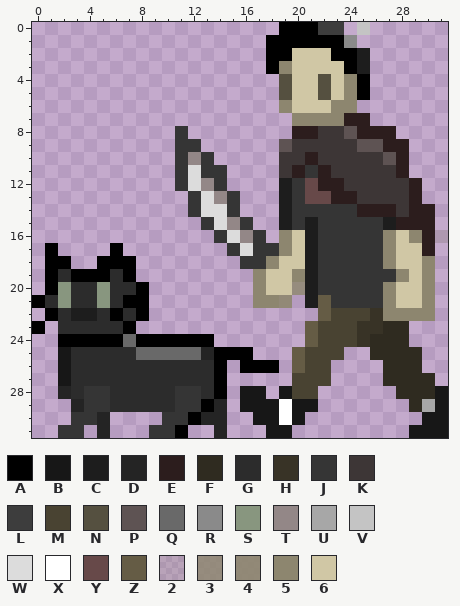
One commit to this pixel-art sprite: res/max/max_leftwalk2.png. Above, as it was before the edit.
The file is 32x32 pixels. Pixels under 10% opacity are left out. Colours within 5 levels of each other are drawn and written as one.
Palette (. is transparent): A #000000  B #171717  C #1d1d1d  D #242424  E #2c1d1d  F #2f2b20  G #2c2c2c  H #383326  J #353535  K #3d3636  L #3d3d3d  M #494332  N #555040  P #5e5353  Q #696969  R #8a8a8a  S #88967f  T #938787  U #a7a7a7  V #c4c4c4  W #dcdcdc  X #ffffff  Y #674949  Z #655c45  2 #8d866f33  3 #8d866fd5  4 #8d866fe8  5 #8d866f  6 #d0c7a5
Pixels before, first column x 0:
 0 ...................AAALL.V......
 1 ..................AAAAAAR.......
 2 ..................AA666AAC......
 3 ..................A56666AC......
 4 ...................N66N65A......
 5 ...................N66N65A......
 6 ...................566655.......
 7 ....................5555EE......
 8 ...........J........EEKKPEEE....
 9 ...........JJ......PKKKKKPPEE...
10 ...........JTJ.....KKEKKKKKPE...
11 ...........JWJJ....KEJEKKKKKE...
12 ...........JWTJ....CJYEEKKKKKE..
13 ............JWTJ...CJYYEEKKKKE..
14 ............JWWJ...CJJJJJEEEKEE.
15 .............JWTJ..CJCJJJJJCEEE.
16 ..............JWTJ.56CJJJJJ565E2
17 .A....A........JWJJ56CJJJJJ566E.
18 .AA..AAA........JJ566CJJJJJ5665.
19 .AGAAAGA.........5665CJJJJJJ565.
20 .ASGGSGGA........5663CJJJJJ5665.
21 AGSGGSGAA........554.CZJJJJ5665.
22 .AGCCGAGA.............ZMMMH5555.
23 A.GGGGGA.............ZMMMHHFF...
24 ..AAAAAQAAAAAA.......ZMMMHFFF...
25 ..BGGGGGQQQQQDAAA...ZMMM..FFFF..
26 ..BGGGGGGGGGGGA.AAA.ZMM....FFF..
27 ..BGGGGGGGGGGGA.....MMM....FFFF.
28 ..DGJJGGGGGJJGA.BB.BMM......FFFB
29 ...DJJGGGGGJJAD.BBBXBB.......FUB
30 ...JJD....JJADD..BBXB.........BB
31 ..JJ.D...JJA..D...BB.........BBB
Once edited:
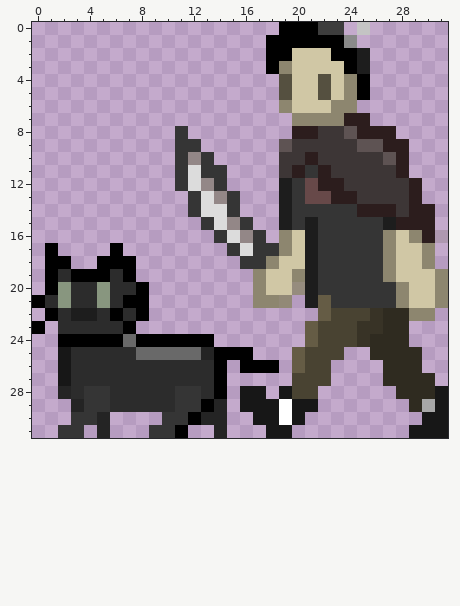
What changed:
{"y":17,"x":30,"old":"E","new":"5"}
{"y":19,"x":27,"old":"J5","new":"56"}
{"y":19,"x":30,"old":"5.","new":"65"}
{"y":20,"x":27,"old":"56","new":"J5"}
{"y":20,"x":30,"old":"5.","new":"65"}
{"y":21,"x":27,"old":"56","new":"J5"}
{"y":21,"x":30,"old":"5.","new":"65"}
{"y":22,"x":27,"old":"55","new":"FF"}
{"label":"changed","picture_box":[383,243,448,321]}
